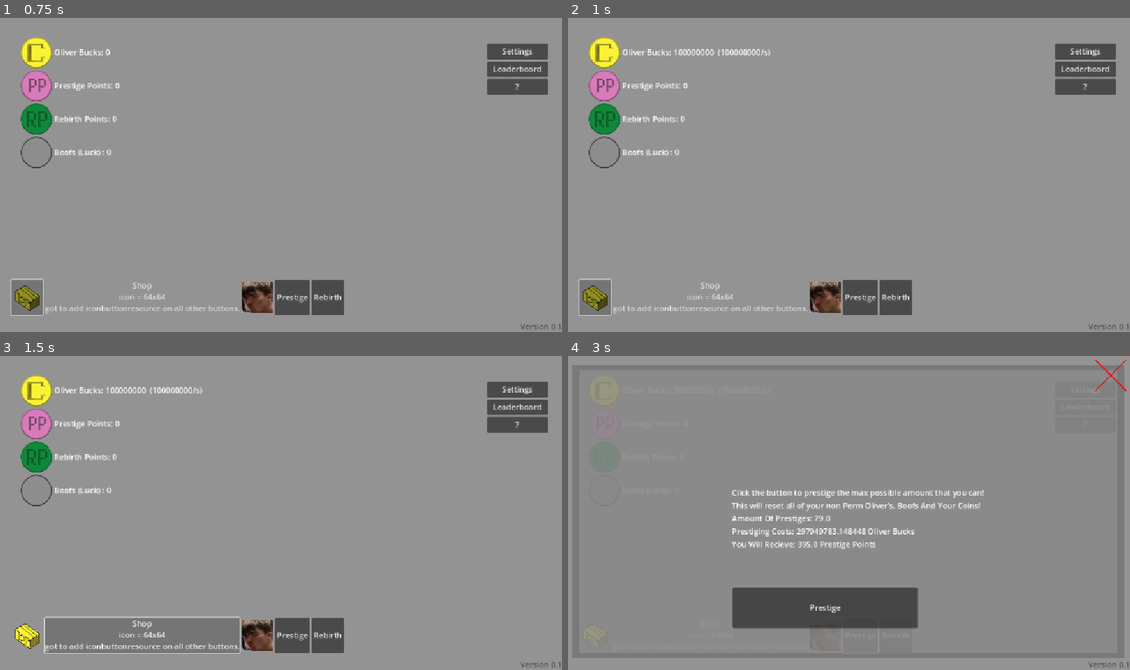
Above: before the commit, frames 1-4 (two rows, left to right).
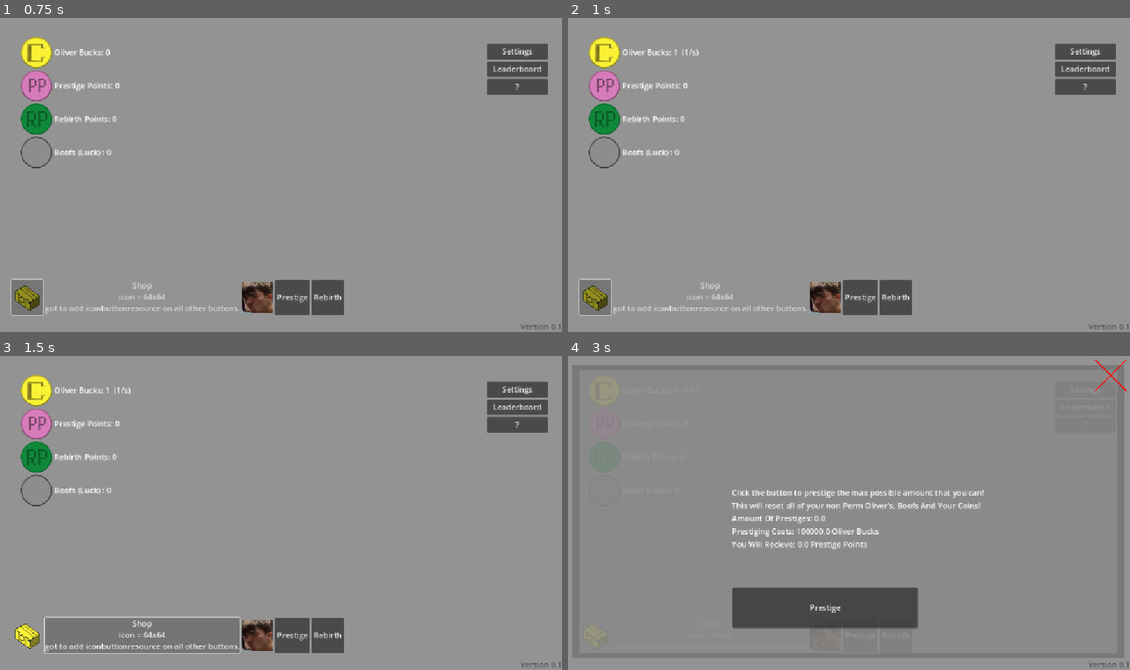
Above: after the commit, the same moments.

Repository: SpoonLXIX/Oliver-Case-Simulator
Game: Godot game, scene res://Main Game.tscn
Same seed, same stepped clock (60 frames per second), same inputs: the game is played once before the commit and once after it.
Inputs (mouse positions are in pixels of both pictures, inside the frame that each line leads up to):
- Up to frame 1 (0.75 s): click (28, 297) at 0.5 s
- Up to frame 2 (1 s): no input
- Up to frame 3 (1.5 s): click "Shop icon = 64x64 got to add …" at 1.25 s
- Up to frame 4 (3 s): click (826, 635) at 2 s; click "Prestige" at 2.75 s

Frame 1 is identical in both runs. In frame 2, 0.2% of the frame differs, in the area x 19-37%, y 9-13%; in frame 3, 0.2%; in frame 4, 0.4%, in the area x 40-62%, y 50-62%.

Commit message:
final push for tonight

Diff:
--- a/oliver-case-simulator/Character.tscn
+++ b/oliver-case-simulator/Character.tscn
@@ -1,60 +1,6 @@
-[gd_scene load_steps=4 format=3 uid="uid://bihy315q385x3"]
+[gd_scene load_steps=2 format=3 uid="uid://bihy315q385x3"]
 
 [ext_resource type="Texture2D" uid="uid://bhhdxkv2ewgro" path="res://icon.svg" id="1_oolk3"]
 
-[sub_resource type="GDScript" id="GDScript_oolk3"]
-script/source = "extends CharacterBody2D
-@export var speed = 100
-@onready var current_dir = \"Down\"
-
-
-func _process(delta: float) -> void:
-	player_movement(delta)
-
-func player_movement(delta):
-	if Input.is_action_pressed(\"W\"):
-		current_dir = \"Up\"
-		velocity.y = -speed
-		velocity.x = 0
-		play_animation(\"Up\")
-	elif Input.is_action_pressed(\"A\"):
-		current_dir = \"Left\"
-		velocity.x = -speed
-		velocity.y = 0
-		play_animation(\"Left\")
-	elif Input.is_action_pressed(\"S\"):
-		current_dir = \"Down\"
-		velocity.y = speed
-		velocity.x = 0
-		play_animation(\"Down\")
-	elif Input.is_action_pressed(\"D\"):
-		current_dir = \"Right\"
-		velocity.x = speed
-		velocity.y = 0
-		play_animation(\"Right\")
-	else:
-		velocity.x = 0
-		velocity.y = 0
-		play_animation(\"Still\")
-	move_and_slide()
-
-
-func play_animation(direction):
-	if direction == \"Up\":
-		pass
-		### Play Move Animations Here.
-
-"
-
-[sub_resource type="CircleShape2D" id="CircleShape2D_y7k42"]
-
-[node name="CharacterBody2D" type="CharacterBody2D"]
-script = SubResource("GDScript_oolk3")
-
-[node name="CollisionShape2D" type="CollisionShape2D" parent="."]
-shape = SubResource("CircleShape2D_y7k42")
-
-[node name="Camera2D" type="Camera2D" parent="."]
-
-[node name="Sprite2D" type="Sprite2D" parent="."]
+[node name="Sprite2D" type="Sprite2D"]
 texture = ExtResource("1_oolk3")
--- a/oliver-case-simulator/Globals.gd
+++ b/oliver-case-simulator/Globals.gd
@@ -2,7 +2,7 @@
 var oliverBucks = 0
 var prestigePoints = 0
 var rebirthPoints = 0
-var bucksPerSecond = 100000000
+var bucksPerSecond = 1
 var startMultiplier = 1
 var extraBucksPerSecond = 0
 var firstTimePlaying = true
--- a/oliver-case-simulator/Main Game.tscn
+++ b/oliver-case-simulator/Main Game.tscn
@@ -264,6 +264,7 @@
 icon = ExtResource("9_0nebs")
 
 [node name="RebirthPurchaseLabel" type="Label" parent="Menu Container/Rebirth/ColorRect"]
+layout_mode = 0
 offset_left = 312.0
 offset_top = 239.0
 offset_right = 982.0
@@ -274,6 +275,7 @@
 You Will Recieve:"
 
 [node name="RebirthPurchaseButton" type="Button" parent="Menu Container/Rebirth/ColorRect"]
+layout_mode = 0
 offset_left = 314.0
 offset_top = 444.0
 offset_right = 692.0
@@ -316,6 +318,7 @@
 Luck - Increases Luck When Opening Crates"
 
 [node name="Label2" type="Label" parent="Menu Container/Tutorial/Label2"]
+layout_mode = 0
 offset_left = -225.0
 offset_top = 381.0
 offset_right = 460.0
--- a/oliver-case-simulator/main_game.gd
+++ b/oliver-case-simulator/main_game.gd
@@ -90,7 +90,7 @@
 	maxamountofupgrades = floor((log(a))/(log(r)))
 	amountOfRebirths = maxamountofupgrades
 	maxupgradecost = b * (r**k) * ((r**maxamountofupgrades) -1) / (r-1)
-	var maxRebirthCost = maxupgradecost
+	maxRebirthCost = maxupgradecost
 	#######
 	update_rebirth_price()
 func _on_timer_timeout():
@@ -124,9 +124,9 @@
 	buckstext = buckstext + "  (" + str(Globals.bucksPerSecond) + "/s)"
 	bucks.text = buckstext
 
-	var pptext = "Prestige Points: "
+	pptext = "Prestige Points: "
 	pp.text = pptext + str(Globals.prestigePoints)
-	var rptext = "Rebirth Points: "
+	rptext = "Rebirth Points: "
 	rp.text = rptext + str(Globals.rebirthPoints)
 
 
@@ -134,6 +134,8 @@
 	pptext = "Click the button to prestige the max possible amount that you can!
 	This will reset all of your non Perm Oliver's, Boofs And Your Coins!
 	Amount Of Prestiges: "
+	if amountOfPrestiges == 0:
+		maxPrestigeCost = costForOnePrestige
 	pptext = pptext + str(amountOfPrestiges)
 	var pptextcost = "
 	Prestiging Costs: " + str(maxPrestigeCost)
